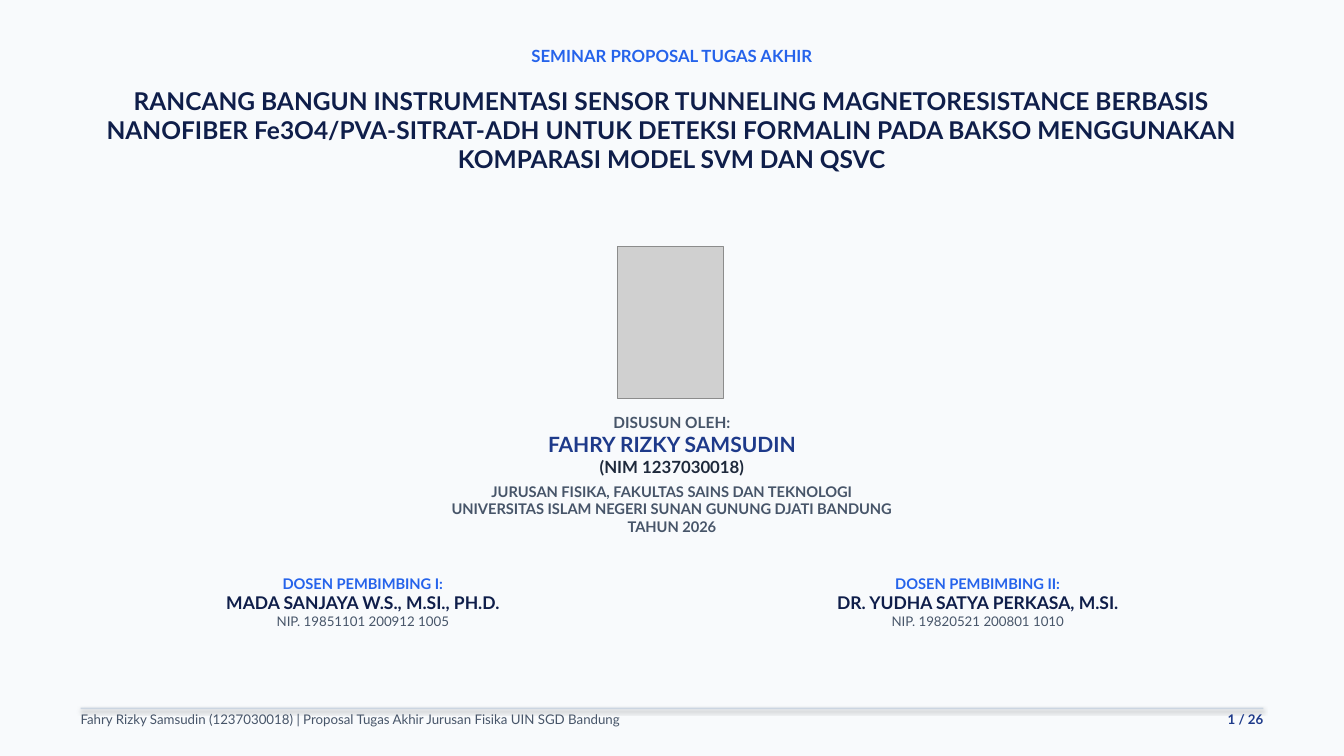
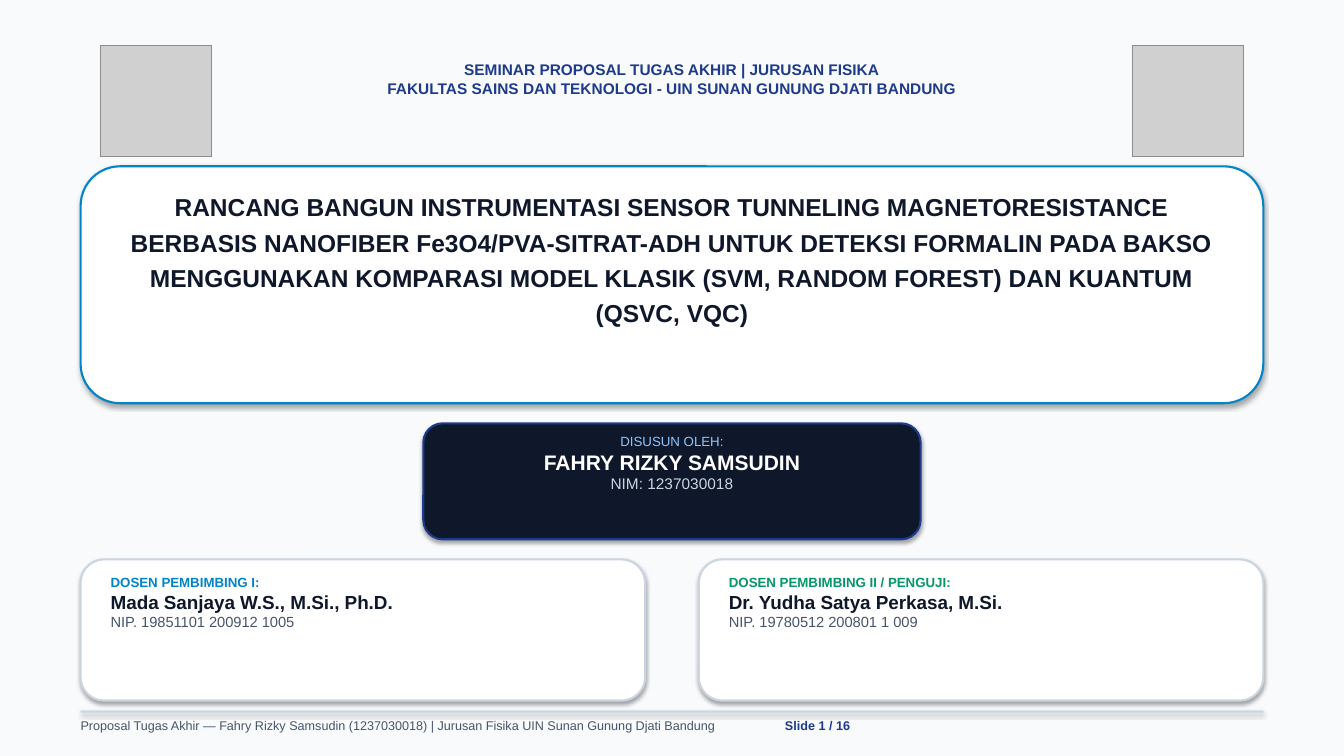
Before and after one commit to fahryrzky/PROPOSAL-TA-Fahry-RIzky-Samsudin, a slide deck: slide 1 of Proposal_TA_Fahry_Rizky_Samsudin.pptx. Drawn at 1344x756 pixels with LibreOffice and Linux fonts; fonts in the diff are those of the drawing; grey boxes stand for pictures. Boxes give left, top, right and bottom in pixels: in the first picture for what was removed or moved away, otherwise in the second. Text is boxed around its words. In the diff, an @@ line names an element or a change of style, - is before the commit and + after.

Commit message:
feat(presentation): mutakhirkan slide deck PPTX dan preview HTML bebas AI slop serta arsip referensi slide
- Tata letak cover tradisi Gilang (Logo UIN & Fisika, identitas peneliti dan pembimbing)
- Visual flowchart latar belakang berarah dan konsolidasi dasar teori (2-4 teori per slide)
- Tipografi font besar, formula cards terender tajam, dan tabel autentik proposal
- Mengorganisasi tangkapan layar slide acuan ke docs/referensi_slide_gilang/

```diff
--- a/Proposal_TA_Fahry_Rizky_Samsudin.pptx
+++ b/Proposal_TA_Fahry_Rizky_Samsudin.pptx
@@ picture: place and size @@
-picture at <box>618,247,724,398</box>
+picture at <box>101,45,212,156</box>
@@ picture added at <box>1132,45,1243,156</box> @@
@@ text at <box>387,64,956,94</box>: text changed; size 12 to 11 pt; font Lato to Arial; text colour #2563EB to #1E3A8A @@
-SEMINAR PROPOSAL TUGAS AKHIR
+SEMINAR PROPOSAL TUGAS AKHIR | JURUSAN FISIKA
+FAKULTAS SAINS DAN TEKNOLOGI - UIN SUNAN GUNUNG DJATI BANDUNG
@@ rounded rectangle added at <box>81,166,1263,403</box>, fill #FFFFFF, outline #0284C7 1.5 pt @@
@@ text at <box>131,199,1211,327</box>: text changed; font Lato to Arial; text colour #0F1E4A to #0F172A @@
-RANCANG BANGUN INSTRUMENTASI SENSOR TUNNELING MAGNETORESISTANCE BERBASIS NANOFIBER Fe3O4/PVA-SITRAT-ADH UNTUK DETEKSI FORMALIN PADA BAKSO MENGGUNAKAN KOMPARASI MODEL SVM DAN QSVC
+RANCANG BANGUN INSTRUMENTASI SENSOR TUNNELING MAGNETORESISTANCE BERBASIS NANOFIBER Fe3O4/PVA-SITRAT-ADH UNTUK DETEKSI FORMALIN PADA BAKSO MENGGUNAKAN KOMPARASI MODEL KLASIK (SVM, RANDOM FOREST) DAN KUANTUM (QSVC, VQC)
@@ rounded rectangle added at <box>423,423,921,539</box>, fill #0F172A, outline #1E3A8A 1.5 pt @@
@@ text "DISUSUN OLEH:": place and size @@
-text "DISUSUN OLEH:" at <box>452,417,892,532</box>
+text "DISUSUN OLEH:" at <box>544,436,800,489</box>
@@ text at <box>544,436,800,471</box>: size 11 to 9.5 pt, text colour #475569 to #93C5FD, bold off in "DISUSUN OLEH:"; font Lato to Arial in "DISUSUN OLEH:", "FAHRY RIZKY SAMSUDIN"; text colour #1E3A8A to #FFFFFF in "FAHRY RIZKY SAMSUDIN" @@
@@ text at <box>611,478,733,489</box>: text changed; size 10.5 to 11 pt; font Lato to Arial; text colour #475569 to #CBD5E1; bold off @@
-(NIM 1237030018)
-JURUSAN FISIKA, FAKULTAS SAINS DAN TEKNOLOGI
-UNIVERSITAS ISLAM NEGERI SUNAN GUNUNG DJATI BANDUNG
-TAHUN 2026
+NIM: 1237030018
@@ rounded rectangle added at <box>81,560,645,701</box>, fill #FFFFFF, outline #CBD5E1 1.5 pt @@
@@ rounded rectangle added at <box>699,560,1263,701</box>, fill #FFFFFF, outline #CBD5E1 1.5 pt @@
@@ text "DOSEN PEMBIMBING I:": place and size @@
-text "DOSEN PEMBIMBING I:" at <box>226,578,500,626</box>
+text "DOSEN PEMBIMBING I:" at <box>111,577,393,627</box>
@@ text at <box>111,595,393,613</box>: text changed; size 12.5 to 13.5 pt; font Lato to Arial; text colour #0F1E4A to #0F172A @@
-MADA SANJAYA W.S., M.SI., PH.D.
+Mada Sanjaya W.S., M.Si., Ph.D.
@@ text at <box>111,577,294,627</box>: size 10.5 to 9.5 pt, text colour #2563EB to #0284C7 in "DOSEN PEMBIMBING I:"; font Lato to Arial in "DOSEN PEMBIMBING I:", "NIP. 19851101 200912 1005"; size 9.5 to 10.5 pt in "NIP. 19851101 200912 1005"; alignment centre to left @@
@@ text at <box>729,577,1002,627</box>: text changed; size 12.5 to 9.5 pt; font Lato to Arial; text colour #0F1E4A to #059669 @@
-DOSEN PEMBIMBING II:
-DR. YUDHA SATYA PERKASA, M.SI.
-NIP. 19820521 200801 1010
+DOSEN PEMBIMBING II / PENGUJI:
+Dr. Yudha Satya Perkasa, M.Si.
+NIP. 19780512 200801 1 009
@@ rectangle: place and size @@
-rectangle at <box>81,708,1263,709</box>
+rectangle at <box>81,711,1263,713</box>
@@ text removed at <box>1228,714,1263,724</box> @@
-1 / 26
@@ text at <box>81,721,850,733</box>: text changed; size 9.5 to 9 pt; font Lato to Arial @@
-Fahry Rizky Samsudin (1237030018) | Proposal Tugas Akhir Jurusan Fisika UIN SGD Bandung
+Proposal Tugas Akhir — Fahry Rizky Samsudin (1237030018) | Jurusan Fisika UIN Sunan Gunung Djati Bandung Slide 1 / 16
```
Also in this commit, not shown: 15 slides added, 25 slides removed, 25 other files.
